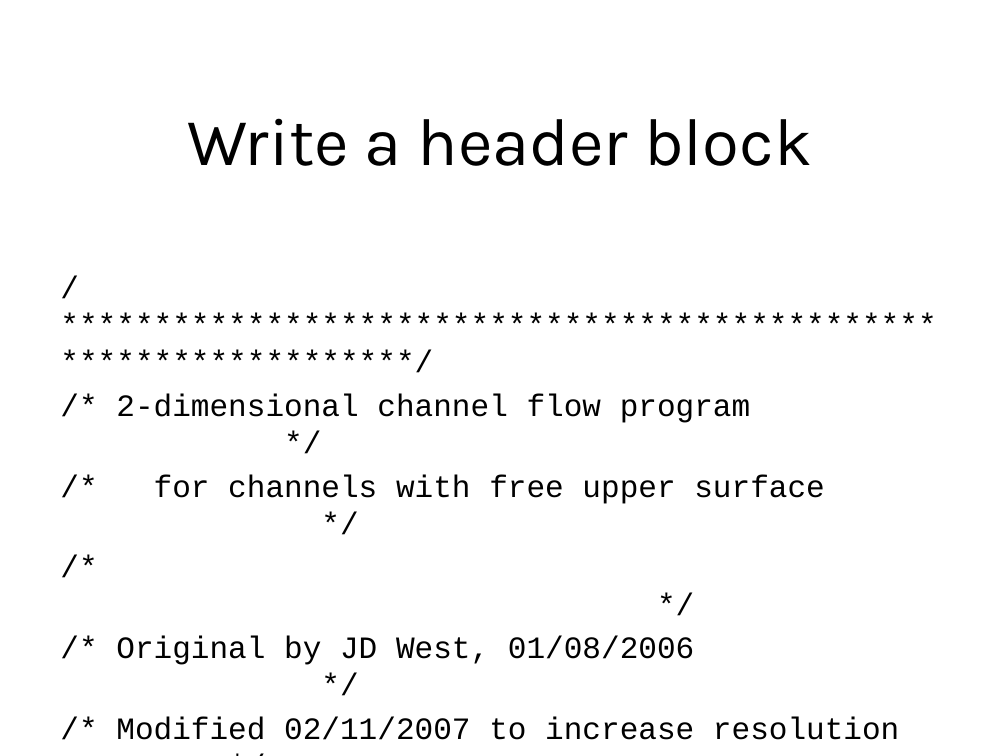
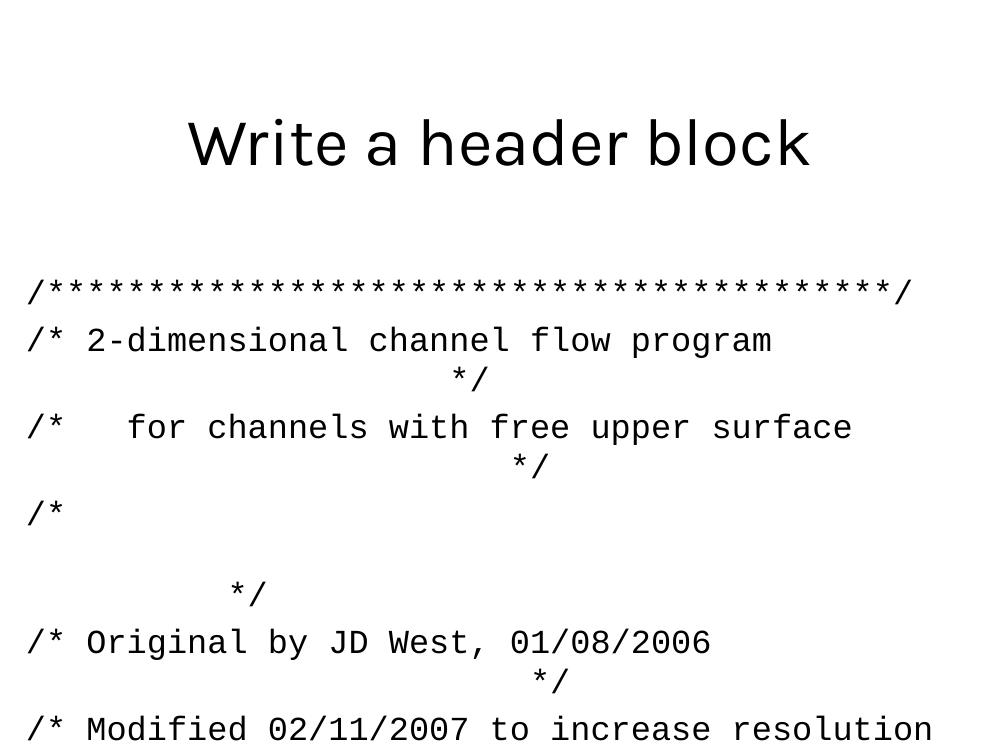
Before and after one commit to lkloh/USArray, a slide deck: slide 9 of BasicsOfCoding/BasicsOfCoding.pptx. Drawn at 1008x756 pixels with LibreOffice and Linux fonts; fonts in the diff are those of the drawing. Boxes give left, top, right and bottom in pixels: in the first picture for what was removed or moved away, otherwise in the second. Text is boxed around its words. In the diff, an @@ line names an element or a change of style, - is before the commit and + after.

```diff
--- a/BasicsOfCoding/BasicsOfCoding.pptx
+++ b/BasicsOfCoding/BasicsOfCoding.pptx
@@ subtitle at bbox=[86, 326, 934, 741]: text changed; size 22.2 to 24 pt @@
-/******************************************************************/
+/******************************************/
@@ subtitle at bbox=[86, 326, 934, 741]: text changed; size 22.2 to 24 pt @@
-/******************************************************************/
+/******************************************/
@@ subtitle "/******************************************/": place and size @@
-subtitle "/******************************************/" at bbox=[116, 393, 899, 740]
+subtitle "/******************************************/" at bbox=[86, 326, 934, 741]
@@ subtitle at bbox=[86, 326, 934, 741]: size 22.2 to 24 pt in "/* 2-dimensional channel flow program */", "/* for channels with free upper surface ...", "/* */", "/* Original by JD West, 01/08/2006 */" and 1 more places @@
```
Also in this commit, not shown: 9 other slides changed, 1 slide added, 13 other files.
